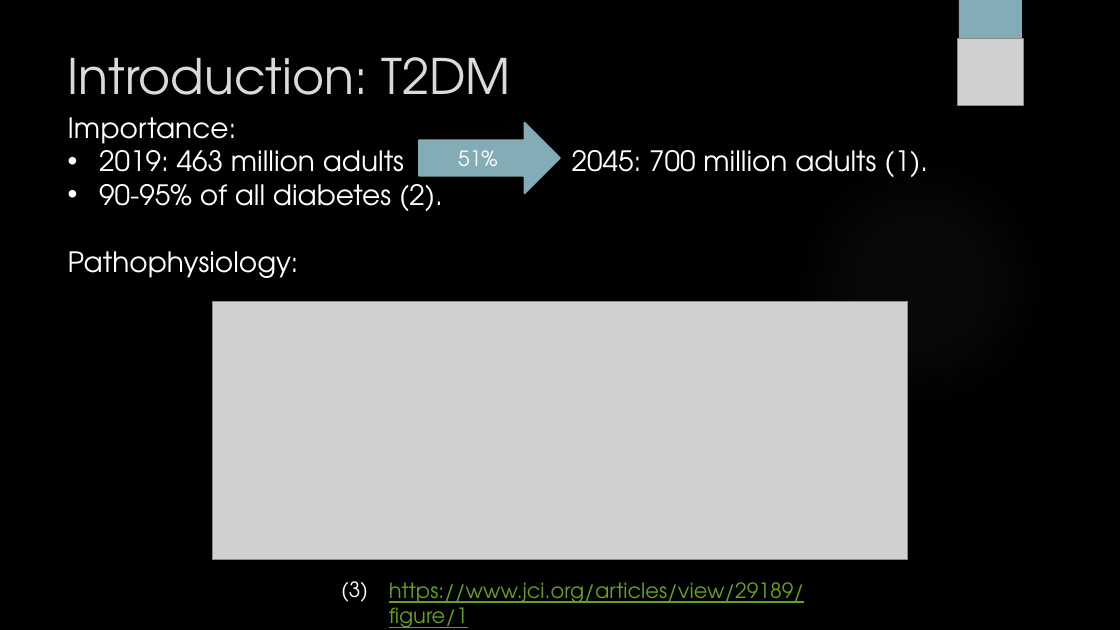
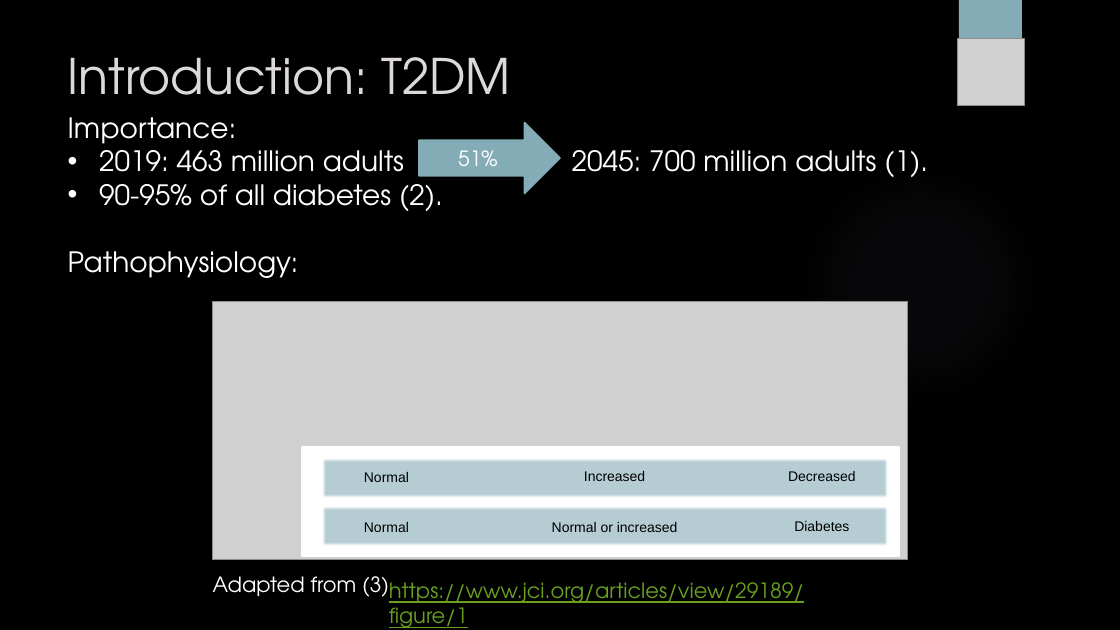
Before and after one commit to sabdeolive/Sabrina_BMS_Bachelor-Internship, a slide deck: slide 2 of Final Presentation.pptx. Drawn at 1120x630 pixels with LibreOffice and Linux fonts; fonts in the diff are those of the drawing; grey boxes stand for pictures; background and template pictures are left out. Boxes give left, top, right and bottom in pixels: in the first picture for what was removed or moved away, otherwise in the second. Text is boxed around its words. In the diff, an @@ line names an element or a change of style, - is before the commit and + after.

```diff
--- a/Final Presentation.pptx
+++ b/Final Presentation.pptx
@@ rectangle added at (x1=302, y1=447, x2=899, y2=556), fill #FFFFFF, outline #FFFFFF 1.5 pt @@
@@ rectangle added at (x1=322, y1=457, x2=890, y2=498), fill #B5CDD3 @@
@@ text added at (x1=364, y1=472, x2=409, y2=482), 12 pt, text #000000 @@
+Normal
@@ text added at (x1=584, y1=471, x2=645, y2=481), 12 pt, text #000000 @@
+Increased
@@ text added at (x1=788, y1=471, x2=856, y2=481), 12 pt, text #000000 @@
+Decreased
@@ rectangle added at (x1=322, y1=506, x2=890, y2=547), fill #B5CDD3 @@
@@ text added at (x1=364, y1=522, x2=409, y2=532), 12 pt, text #000000 @@
+Normal
@@ text added at (x1=552, y1=522, x2=678, y2=532), 12 pt, text #000000 @@
+Normal or increased
@@ text added at (x1=794, y1=521, x2=849, y2=531), 12 pt, text #000000 @@
+Diabetes
@@ text at (x1=213, y1=576, x2=804, y2=608): text changed @@
-(3)
+Adapted from (3)
```
Also in this commit, not shown: 20 other slides changed, 2 slides added, 1 slide removed.
